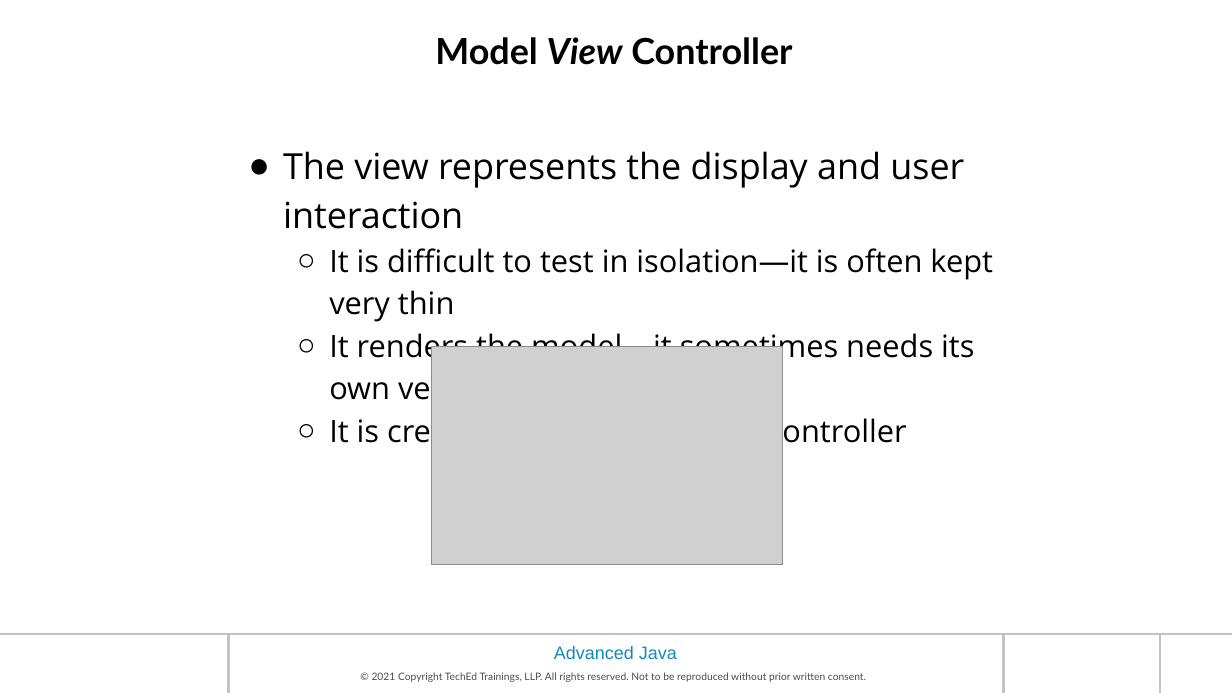
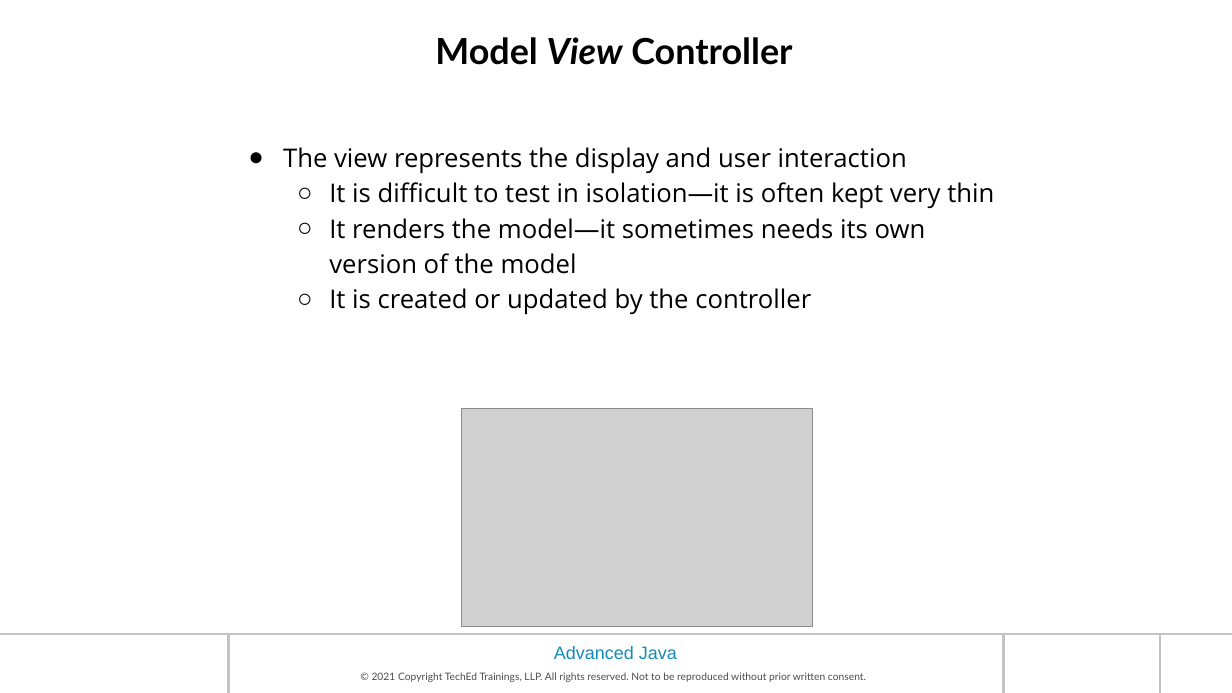
Before and after one commit to prabhat1510/maveric2122, a slide deck: slide 28 of HAN_AdvancedJava_Ch06-Design Patterns.pptx. Drawn at 1232x693 pixels with LibreOffice and Linux fonts; fonts in the diff are those of the drawing; grey boxes stand for pictures; background and template pictures are left out. Boxes give left, top, right and bottom in pixels: in the first picture for what was removed or moved away, otherwise in the second. Text is boxed around its words. In the diff, an @@ line names an element or a change of style, - is before the commit and + after.

```diff
--- a/HAN_AdvancedJava_Ch06-Design Patterns.pptx
+++ b/HAN_AdvancedJava_Ch06-Design Patterns.pptx
@@ text "The view represents the display ..." at [283, 147, 994, 315]: size 28 to 20 pt in "The view represents the display and user ..."; size 24 to 20 pt in "It is difficult to test in isolation—it ...", "It renders the model—it sometimes needs its ...", "It is created or updated by the ..." @@
@@ picture: place and size @@
-picture at [432, 347, 783, 565]
+picture at [461, 409, 812, 627]
```
Also in this commit, not shown: 21 other slides changed.
